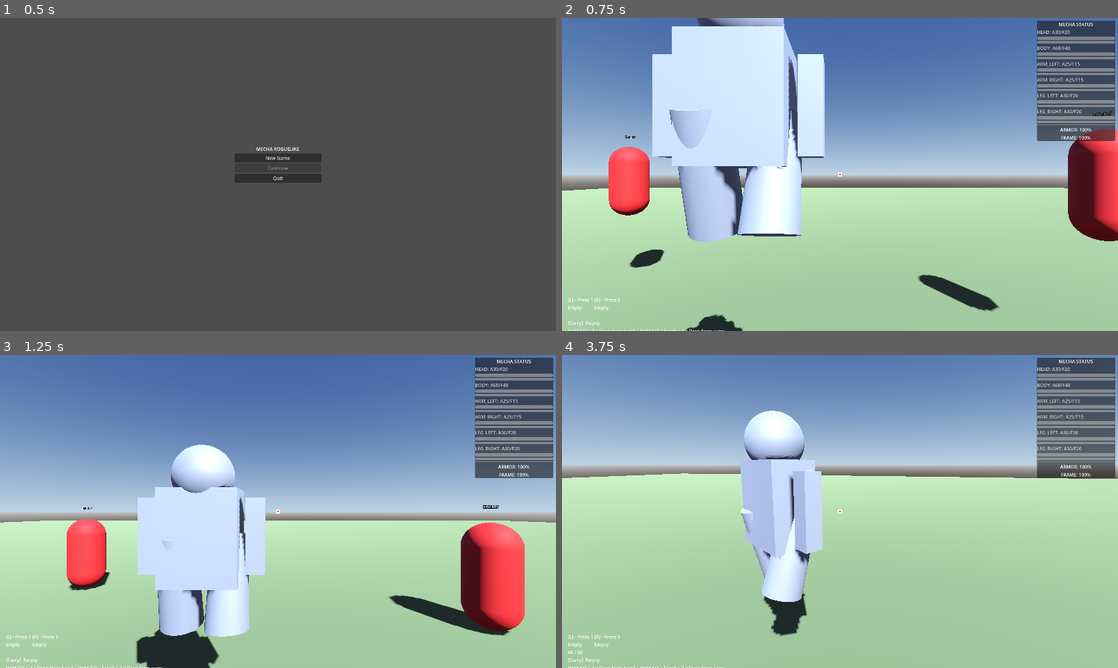
Above: before the commit, frames 1-4 (two rows, left to right).
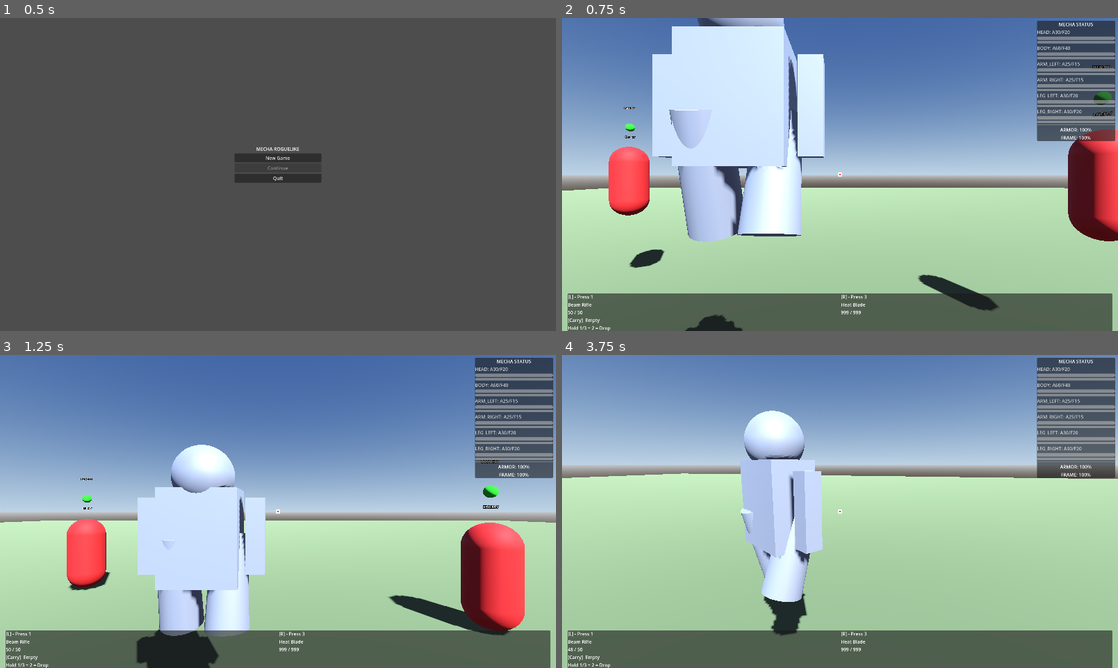
Above: after the commit, the same moments.

Repository: iHaveNoKnowledge/Godot_Project_rogue_mech
Game: Godot game, scene res://scenes/main_menu/main_menu.tscn
Same seed, same stepped clock (60 frames per second), same inputs: the game is played once before the commit and once after it.
Inputs (mouse positions are in pixels of both pictures, inside the frame that each line leads up to):
- Up to frame 1 (0.5 s): no input
- Up to frame 2 (0.75 s): click "New Game" at 0.5 s
- Up to frame 3 (1.25 s): no input
- Up to frame 4 (3.75 s): move the mouse to (867, 511) at 1.27 s; hold Middle mouse button (aim) 1.28-2.03 s; hold W (move_forward) 1.28-2.78 s; click (867, 511) at 1.42 s; tap Space (jump) at 1.52, 2.27 s; move the mouse to (812, 511) at 2.02 s; tap Tab (camera_unlock) at 2.1 s; move the mouse to (895, 442) at 2.77 s; hold D (move_right) 2.78-3.53 s; tap X (eject) at 2.85 s; move the mouse to (812, 574) at 3.52 s; hold W (move_forward) from 3.53 s (still down); click (812, 574) at 3.6 s

Frame 1 is identical in both runs. In frame 2, 11% of the frame differs, in the area x 1-99%, y 15-100%; in frame 3, 10%; in frame 4, 12%, in the area x 1-99%, y 88-100%.

Commit message:
fix: enemy status UI and weapon HUD display
- Fix enemy_dummy.gd to call setup_target on EnemyStatus
- Fix weapon_hud.gd to use CanvasLayer and show properly
- Add emit_initial_state call to show default weapons on start
- Fix enemy status dots to show all parts dynamically

Diff:
--- a/scenes/ui/weapon_hud.tscn
+++ b/scenes/ui/weapon_hud.tscn
@@ -2,11 +2,5 @@
 
 [ext_resource type="Script" path="res://scripts/ui/weapon_hud.gd" id="1"]
 
-[node name="WeaponHUD" type="Control"]
-layout_mode = 3
-anchors_preset = 15
-anchor_right = 1.0
-anchor_bottom = 1.0
-grow_horizontal = 2
-grow_vertical = 2
+[node name="WeaponHUD" type="CanvasLayer"]
 script = ExtResource("1")
--- a/scripts/mecha/enemy_dummy.gd
+++ b/scripts/mecha/enemy_dummy.gd
@@ -14,6 +14,13 @@
 
 func _ready() -> void:
 	add_to_group("enemy")
+	_setup_enemy_status()
+
+
+func _setup_enemy_status() -> void:
+	var status = get_node_or_null("EnemyStatus")
+	if status:
+		status.setup_target(self)
 
 
 func _physics_process(delta: float) -> void:
--- a/scripts/ui/enemy_status_ui.gd
+++ b/scripts/ui/enemy_status_ui.gd
@@ -5,7 +5,8 @@
 var target: Node3D = null
 var health_system: Node = null
 var label_3d: Label3D = null
-var status_meshes: Dictionary = {}
+var status_dots: HBoxContainer = null
+var dot_meshes: Dictionary = {}
 
 var _color_green: Color = Color(0.2, 0.8, 0.2, 1)
 var _color_yellow: Color = Color(0.9, 0.9, 0.2, 1)
@@ -15,25 +16,33 @@
 
 func _ready() -> void:
 	label_3d = Label3D.new()
-	label_3d.font_size = 20
+	label_3d.font_size = 24
 	label_3d.billboard = BaseMaterial3D.BILLBOARD_ENABLED
 	label_3d.no_depth_test = true
+	label_3d.position.y = 1.0
 	add_child(label_3d)
 
+
+func setup_target(enemy: Node3D) -> void:
+	target = enemy
+	health_system = enemy.get_node_or_null("HealthSystem")
 	_create_status_dots()
 
 
 func _create_status_dots() -> void:
-	var parts = ["body"]
-	var spacing = 0.4
+	if health_system == null:
+		return
+
+	var parts = health_system.parts.keys()
+	var spacing = 0.5
 	var start_x = -(parts.size() - 1) * spacing / 2.0
 
 	for i in range(parts.size()):
 		var part_name = parts[i]
 		var dot = MeshInstance3D.new()
 		var sphere = SphereMesh.new()
-		sphere.radius = 0.15
-		sphere.height = 0.3
+		sphere.radius = 0.2
+		sphere.height = 0.4
 		dot.mesh = sphere
 
 		var mat = StandardMaterial3D.new()
@@ -43,14 +52,8 @@
 		dot.material_override = mat
 
 		dot.position.x = start_x + i * spacing
-		dot.position.y = 0.5
 		add_child(dot)
-		status_meshes[part_name] = dot
-
-
-func setup_target(enemy: Node3D) -> void:
-	target = enemy
-	health_system = enemy.get_node_or_null("HealthSystem")
+		dot_meshes[part_name] = dot
 
 
 func _process(_delta: float) -> void:
@@ -71,9 +74,9 @@
 		var part_data = health_system.parts[part]
 		var hp_percent = part_data["armor_hp"] / part_data["max_armor"]
 
-		if part in status_meshes:
+		if part in dot_meshes:
 			var color = _get_hp_color(hp_percent)
-			status_meshes[part].material_override.albedo_color = color
+			dot_meshes[part].material_override.albedo_color = color
 
 		total_text += "%s:%d  " % [part.to_upper(), int(part_data["armor_hp"])]
 
--- a/scripts/ui/weapon_hud.gd
+++ b/scripts/ui/weapon_hud.gd
@@ -1,4 +1,4 @@
-extends Control
+extends CanvasLayer
 
 var left_label: Label
 var right_label: Label
@@ -19,23 +19,28 @@
 		wm.ammo_changed.connect(_on_ammo_changed)
 		wm.carry_updated.connect(_on_carry_updated)
 		wm.weapon_dropped.connect(_on_weapon_dropped)
+		wm._emit_initial_state()
 
 
 func _create_ui() -> void:
-	var bottom = VBoxContainer.new()
-	bottom.set_anchors_preset(Control.PRESET_BOTTOM_WIDE)
-	bottom.offset_left = 20
-	bottom.offset_right = -20
-	bottom.offset_bottom = -10
-	bottom.offset_top = -120
-	add_child(bottom)
+	var panel = PanelContainer.new()
+	panel.set_anchors_preset(Control.PRESET_BOTTOM_WIDE)
+	panel.offset_left = 20
+	panel.offset_right = -20
+	panel.offset_bottom = -10
+	panel.offset_top = -130
+	add_child(panel)
+
+	var vbox = VBoxContainer.new()
+	panel.add_child(vbox)
 
 	# Hands row
 	var hands_row = HBoxContainer.new()
-	bottom.add_child(hands_row)
+	vbox.add_child(hands_row)
 
 	# Left hand
 	var left_vbox = VBoxContainer.new()
+	left_vbox.size_flags_horizontal = Control.SIZE_EXPAND_FILL
 	hands_row.add_child(left_vbox)
 	var left_title = Label.new()
 	left_title.text = "[L] - Press 1"
@@ -49,6 +54,7 @@
 
 	# Right hand
 	var right_vbox = VBoxContainer.new()
+	right_vbox.size_flags_horizontal = Control.SIZE_EXPAND_FILL
 	hands_row.add_child(right_vbox)
 	var right_title = Label.new()
 	right_title.text = "[R] - Press 3"
@@ -62,7 +68,7 @@
 
 	# Carry row
 	var carry_row = HBoxContainer.new()
-	bottom.add_child(carry_row)
+	vbox.add_child(carry_row)
 	var carry_title = Label.new()
 	carry_title.text = "[Carry] "
 	carry_row.add_child(carry_title)
@@ -72,8 +78,8 @@
 
 	# Drop hint
 	drop_hint_label = Label.new()
-	drop_hint_label.text = "Hold 1/3 + 2 = Drop from hand | Hold 1/3 + Scroll + 2 = Drop from carry"
-	bottom.add_child(drop_hint_label)
+	drop_hint_label.text = "Hold 1/3 + 2 = Drop"
+	vbox.add_child(drop_hint_label)
 
 
 func _on_weapon_switched(hand: String, weapon_name: String) -> void:
